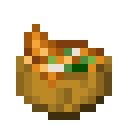
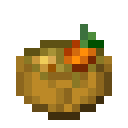
Layers edited between the first and the second 128 x 128 image:
hid "pumpkin soup 2" over [left=24, top=24, right=104, bottom=88]
added layer "vegetable soup 2" in group "cutouts" over [left=24, top=24, right=104, bottom=88]
